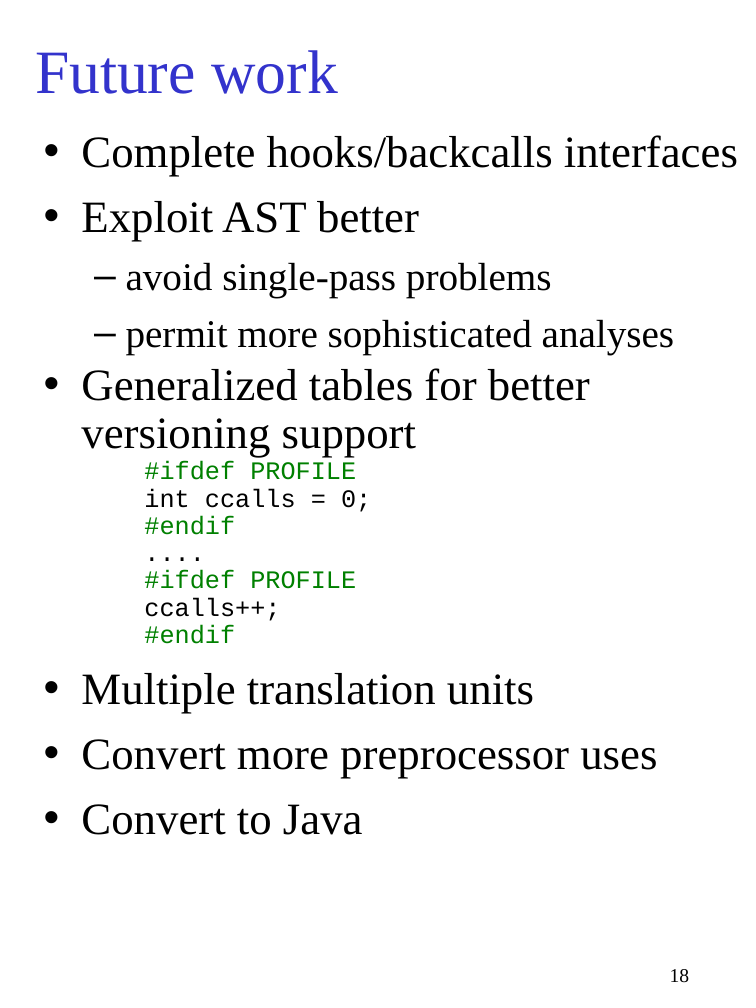
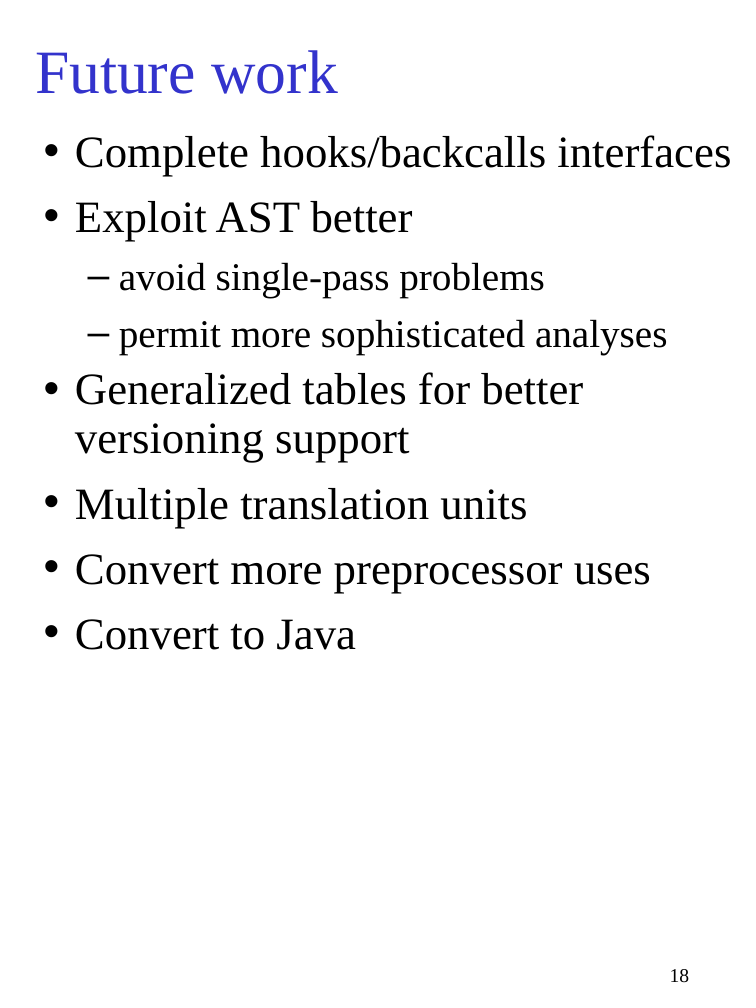
Before and after one commit to gjbadros/empirical_macros, a slide deck: slide 18 of cpp/paper/pcp3.ppt. Drawn at 756x1008 pixels with LibreOffice and Linux fonts; fonts in the diff are those of the drawing. Boxes give left, top, right and bottom in pixels: in the first picture for what was removed or moved away, otherwise in the second. Text is boxed around its words. In the diff, an @@ line names an element or a change of style, - is before the commit and + after.

```diff
--- a/cpp/paper/pcp3.ppt
+++ b/cpp/paper/pcp3.ppt
@@ text at (75, 135, 731, 650): indent changed @@
@@ text at (75, 372, 583, 462): text changed; size 18 to 32 pt; font Courier New to Times New Roman @@
-• Generalized tables for better
-  versioning support
-  #ifdef PROFILE
-  int ccalls = 0;
-  #endif
-  ....
-  #ifdef PROFILE
-  ccalls++;
-  #endif
+• Generalized tables for better
+  versioning support
```
Also in this commit, not shown: 12 other slides changed, 2 slides added, 1 slide removed.
